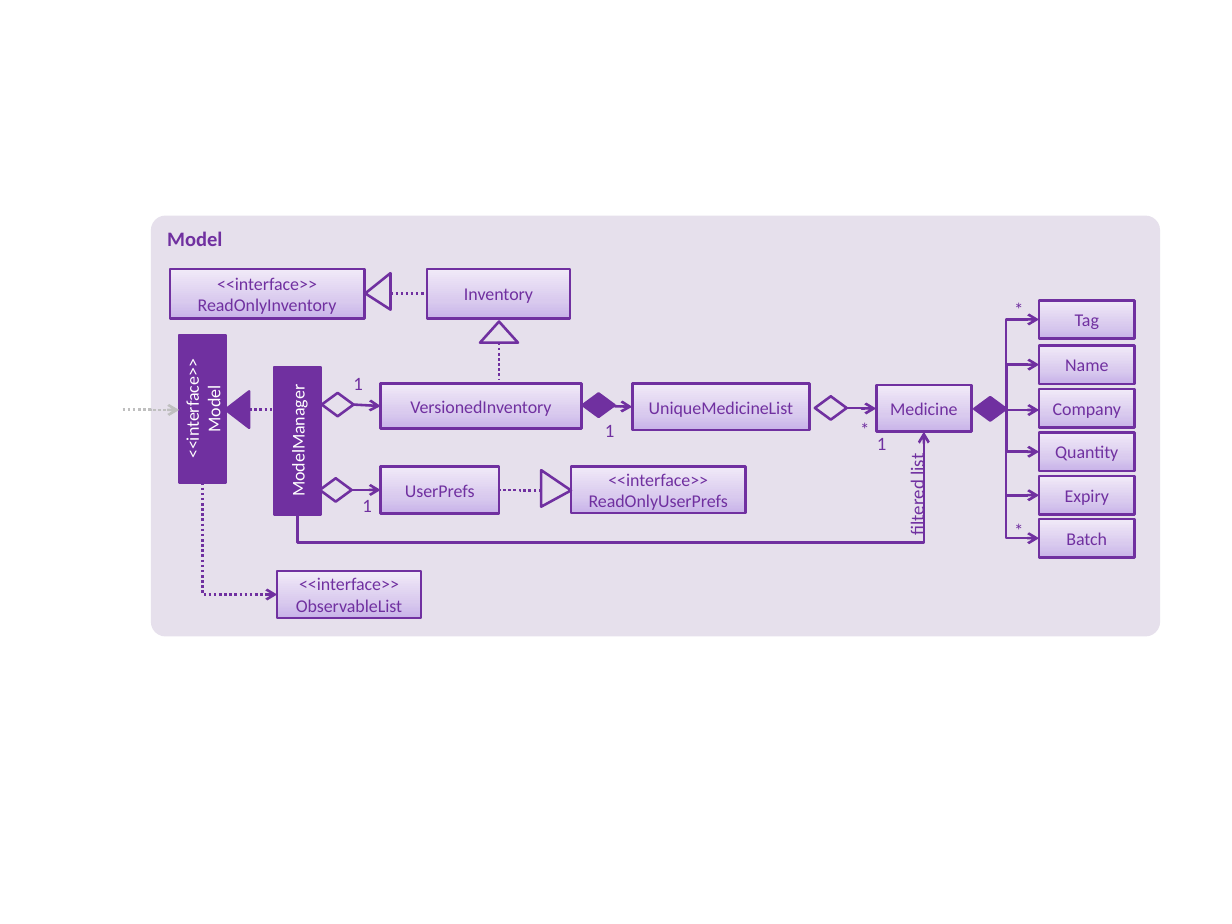
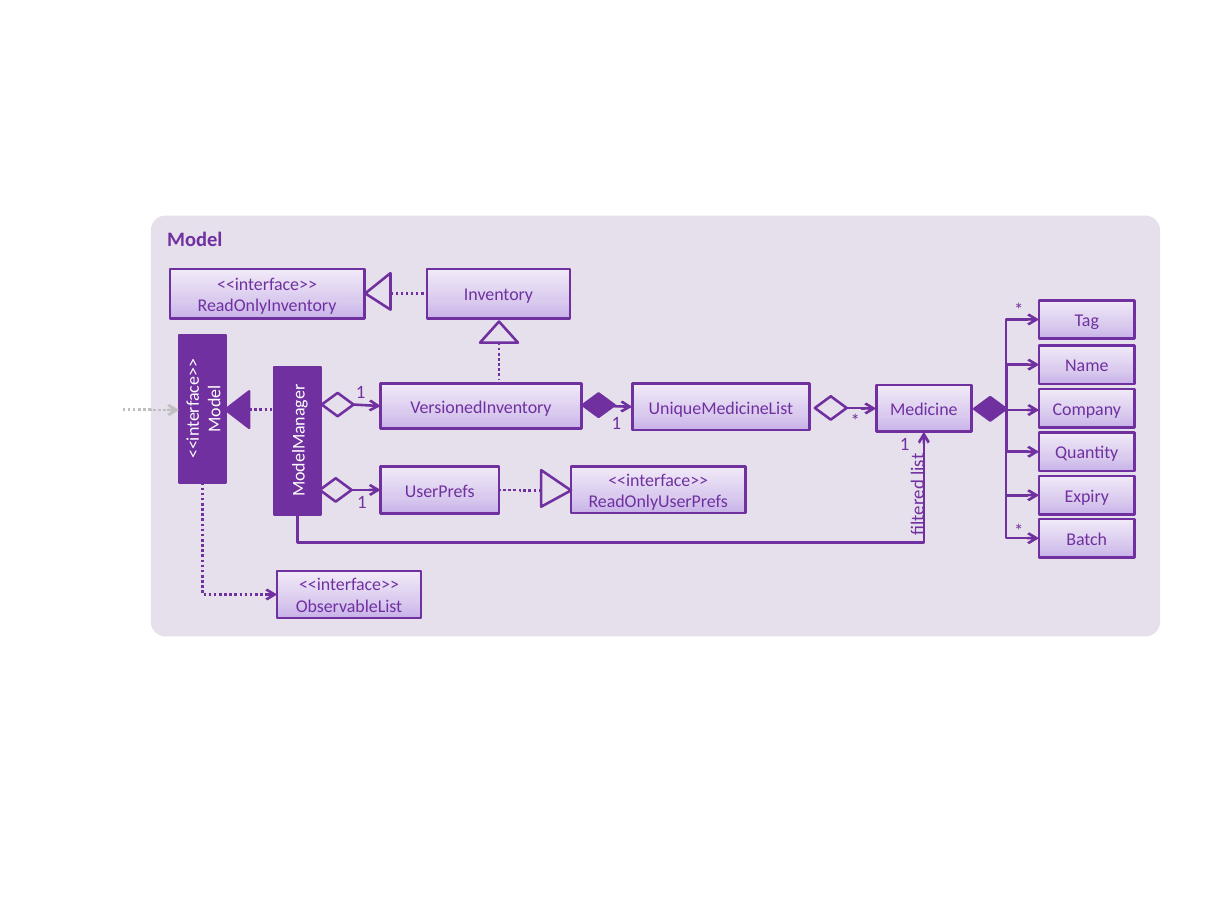
Before and after one commit to nus-cs2103-AY1819S2/addressbook-level4, a slide deck: slide 1 of docs/diagrams/ModelComponentClassDiagram.pptx. Drawn at 1232x924 pixels with LibreOffice and Linux fonts; fonts in the diff are those of the drawing. Boxes give left, top, right and bottom in pixels: in the first picture for what was removed or moved away, otherwise in the second. Text is boxed around its words. In the diff, an @@ line names an element or a change of style, - is before the commit and + after.

```diff
--- a/docs/diagrams/ModelComponentClassDiagram.pptx
+++ b/docs/diagrams/ModelComponentClassDiagram.pptx
@@ text "1" rewrapped from (x1=353, y1=378, x2=363, y2=390) to (x1=356, y1=386, x2=366, y2=404) @@
@@ text "1" moved from (x1=605, y1=425, x2=615, y2=437) to (x1=612, y1=417, x2=622, y2=429) @@
@@ text "*" moved from (x1=853, y1=418, x2=878, y2=442) to (x1=843, y1=409, x2=869, y2=434) @@
@@ text "1" moved from (x1=877, y1=438, x2=887, y2=450) to (x1=900, y1=438, x2=910, y2=450) @@
@@ text "1" moved from (x1=362, y1=500, x2=372, y2=512) to (x1=357, y1=496, x2=367, y2=508) @@
```
Also in this commit, not shown: 3 other files.
